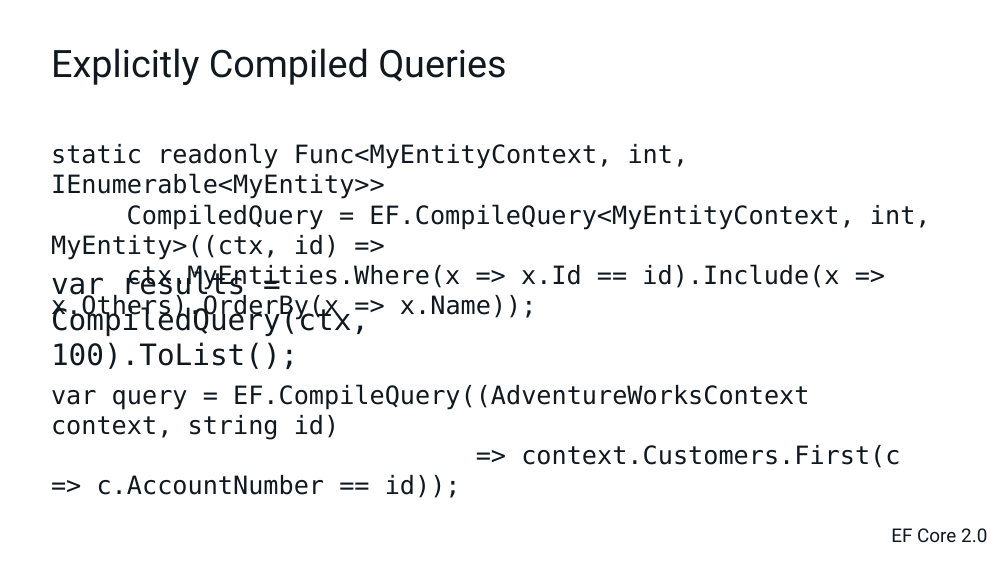
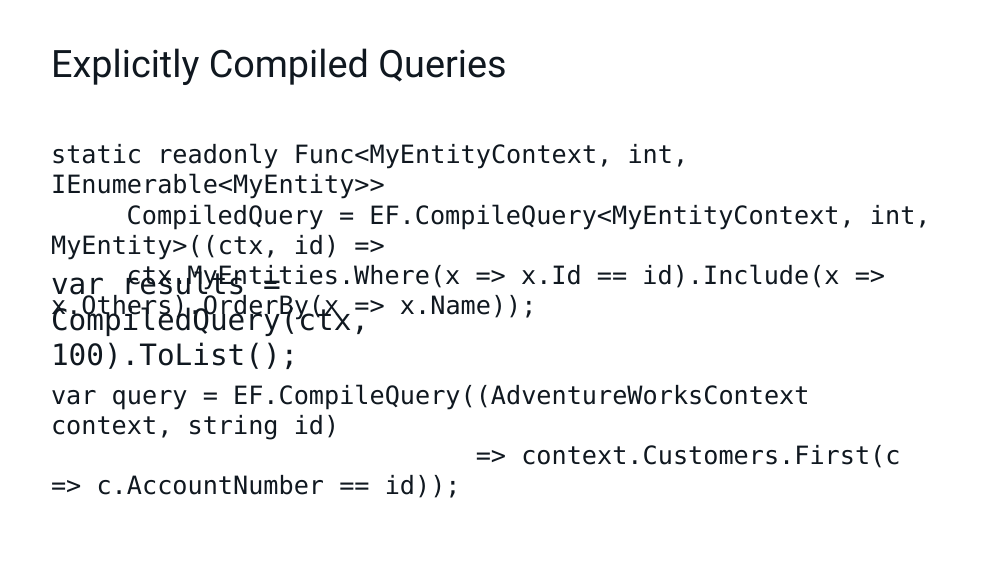
Before and after one commit to cwoodruff/EFCore21Demos, a slide deck: slide 23 of What’s new in Entity Framework Core 2.2.pptx. Drawn at 1008x567 pixels with LibreOffice and Linux fonts; fonts in the diff are those of the drawing. Boxes give left, top, right and bottom in pixels: in the first picture for what was removed or moved away, otherwise in the second. Text is boxed around its words. In the diff, an @@ line names an element or a change of style, - is before the commit and + after.

```diff
--- a/What’s new in Entity Framework Core 2.2.pptx
+++ b/What’s new in Entity Framework Core 2.2.pptx
@@ text removed at (891,528,987,543) @@
-EF Core 2.0
```
Also in this commit, not shown: 14 other slides changed, 2 slides added.
